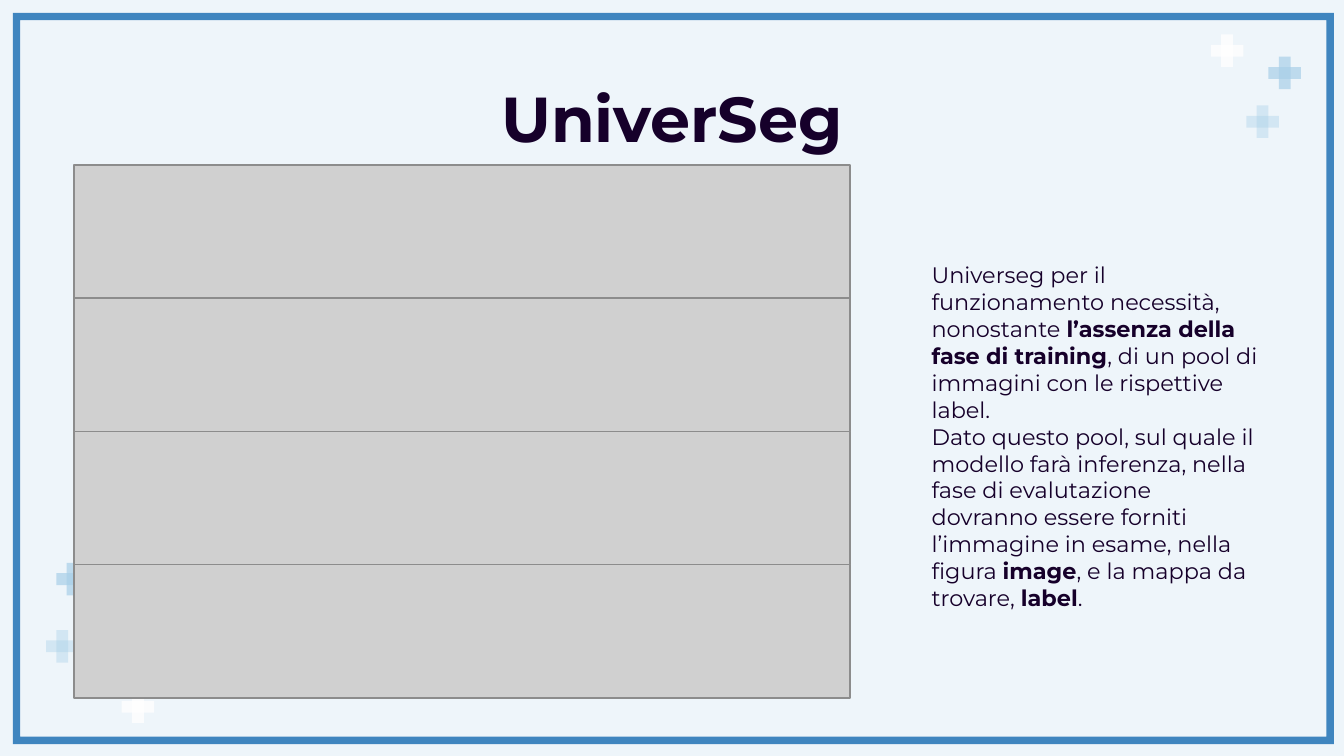
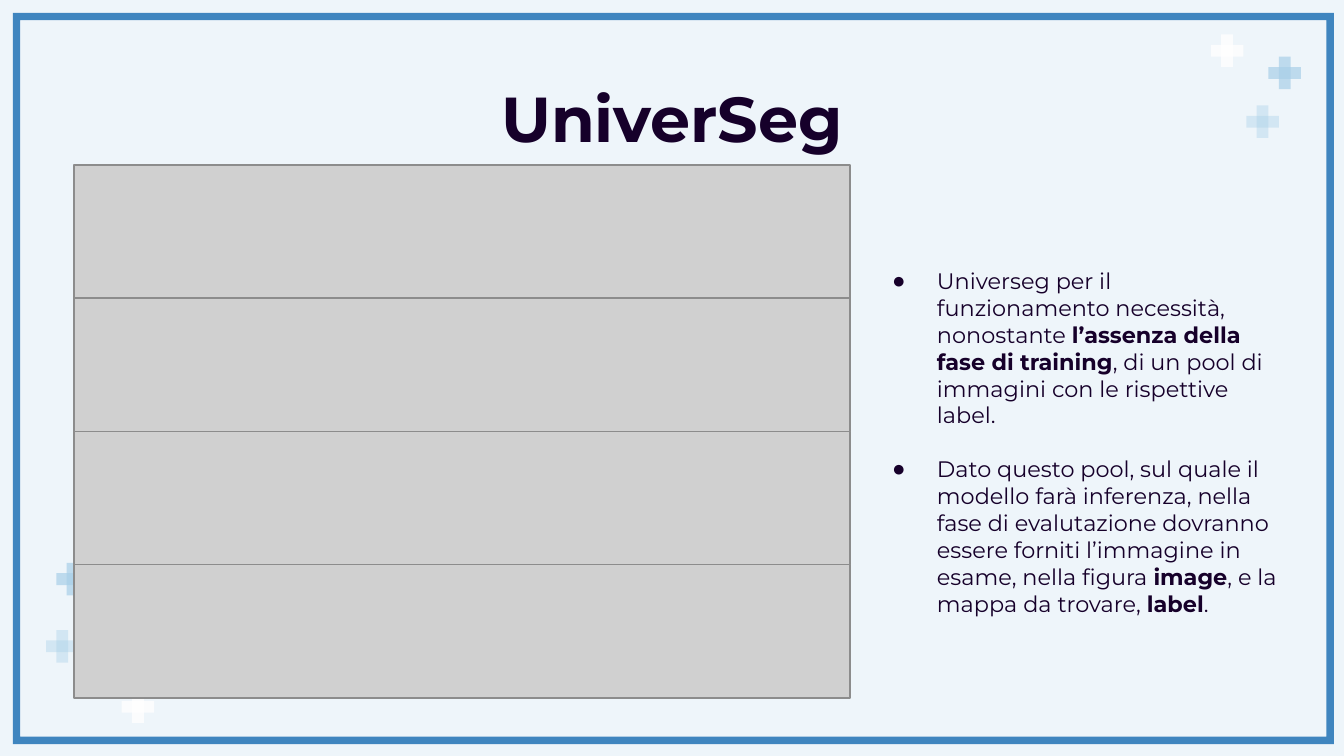
Before and after one commit to Raciti/Studio-Comparativo-di-Approcci-di-Segmentazione-dell-MRI-Cerebrale-per-Applicazioni-Neurologiche, a slide deck: slide 11 of Docs/PresentazioneRaciti.pptx. Drawn at 1344x756 pixels with LibreOffice and Linux fonts; fonts in the diff are those of the drawing; grey boxes stand for pictures. Boxes give left, top, right and bottom in pixels: in the first picture for what was removed or moved away, otherwise in the second. Text is boxed around its words. In the diff, an @@ line names an element or a change of style, - is before the commit and + after.

```diff
--- a/Docs/PresentazioneRaciti.pptx
+++ b/Docs/PresentazioneRaciti.pptx
@@ text "Universeg per il funzionamento necessità, ..." at (937, 272, 1276, 617): bullet none to ● @@
```
Also in this commit, not shown: 6 other slides changed, 1 slide added, 1 other file.
